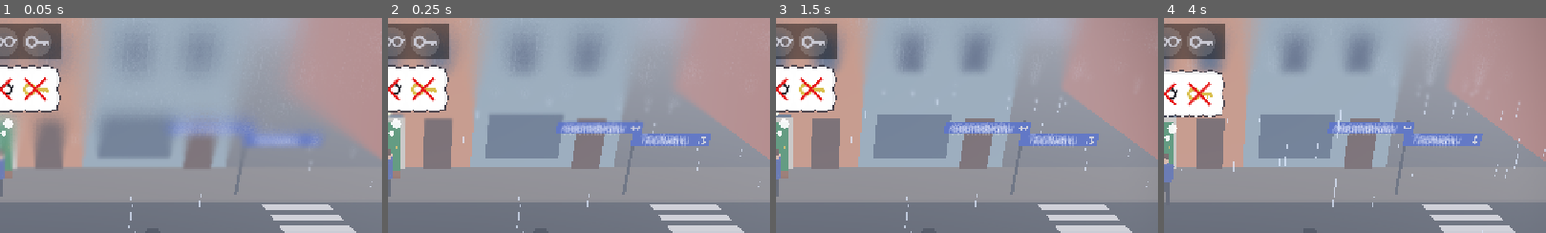
Above: before the commit, frames 1-4 (left to right).
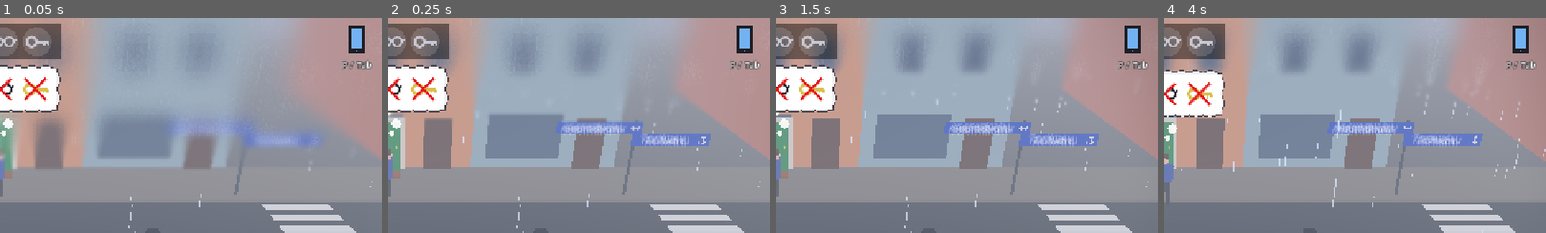
Above: after the commit, the same moments.

Repository: Ecculi/GoodMorningMoonshine
Game: Godot game, scene res://scenes/main.tscn
Same seed, same stepped clock (60 frames per second), same inputs: the game is played once before the commit and once after it.
Inputs (mouse positions are % of the whole screen's width and height, from its top left):
- Up to frame 1 (0.05 s): no input
- Up to frame 2 (0.25 s): no input
- Up to frame 3 (1.5 s): click "F1 HP" at 0.5 s; click "F2 +‰" at 1.25 s
- Up to frame 4 (4 s): click "F3 €" at 2 s; tap Enter at 2.75 s; move the mouse to (72, 45) at 2.77 s; hold Right (move_right) 2.78-3.53 s; tap P (phone) at 2.85, 3.8 s; click (72, 45) at 2.92 s; move the mouse to (30, 55) at 3.52 s; hold Down (move_down) from 3.53 s (still down); tap Space (action) at 3.6 s; click (30, 55) at 3.67 s
The pictures show only the part of the screen within x 50-100%, y 0-50%; the shares and areas given below are measured in that part.

The runs differ from the first frame. In frame 1, 0.8% of the frame differs, in the area x 89-98%, y 3-24%; in frame 2, 0.8%; in frame 3, 0.7%; in frame 4, 0.7%.

Commit message:
Phone icon in the top right corner; battery drains half as fast
The icon opens the phone on tap or click and shows the key (P / Tab)
under it. Battery still drains only while the phone is open, now at
half the rate.

Co-Authored-By: Claude Opus 5.5 <noreply@anthropic.com>
Claude-Session: https://claude.ai/code/session_014p1PeeGbmYxJmsVU4HYhz4

Diff:
--- a/scripts/hud.gd
+++ b/scripts/hud.gd
@@ -84,6 +84,47 @@
 func blackout(seconds: float) -> void:
 	_fade = 1.0
 	_fade_speed = 1.0 / maxf(seconds, 0.1)
+
+
+## Phone icon in the top right corner: tap or click it to open the phone;
+## the key is written under it.
+func _phone_icon_rect(vs: Vector2) -> Rect2:
+	return Rect2(Vector2(vs.x - 66, 12), Vector2(48, 78))
+
+
+func _draw_phone_icon(vs: Vector2, font: Font) -> void:
+	if mode != "" or GameState.modal != "":
+		return
+	var r := _phone_icon_rect(vs)
+	var body := Rect2(r.position + Vector2(10, 0), Vector2(28, 48))
+	var col := Color(0.12, 0.12, 0.14)
+	for c in [Vector2(3, 3), Vector2(25, 3), Vector2(3, 45), Vector2(25, 45)]:
+		draw_circle(body.position + c, 3.0, col)
+	draw_rect(Rect2(body.position + Vector2(0, 3), Vector2(28, 42)), col)
+	draw_rect(Rect2(body.position + Vector2(3, 0), Vector2(22, 48)), col)
+	# Screen and home button.
+	draw_rect(Rect2(body.position + Vector2(4, 6), Vector2(20, 32)), Color(0.45, 0.7, 0.95))
+	draw_circle(body.position + Vector2(14, 43), 2.0, Color(0.6, 0.6, 0.65))
+	# The key that opens it.
+	var text := "P / Tab"
+	var tp := Vector2(r.position.x - 12, r.end.y - 6)
+	draw_string_outline(font, tp, text, HORIZONTAL_ALIGNMENT_CENTER, r.size.x + 24, 15, 4, Color.BLACK)
+	draw_string(font, tp, text, HORIZONTAL_ALIGNMENT_CENTER, r.size.x + 24, 15, Color.WHITE)
+
+
+func _input(event: InputEvent) -> void:
+	if main == null or mode != "" or GameState.modal != "" or GameState.over:
+		return
+	var pos := Vector2(-1, -1)
+	if event is InputEventMouseButton and event.pressed and event.button_index == MOUSE_BUTTON_LEFT:
+		pos = event.position
+	elif event is InputEventScreenTouch and event.pressed:
+		pos = event.position
+	else:
+		return
+	if _phone_icon_rect(get_viewport_rect().size).has_point(pos):
+		main.open_phone()
+		get_viewport().set_input_as_handled()
 
 
 func _process(delta: float) -> void:
@@ -124,6 +165,7 @@
 		clampf(GameState.strain / 100.0, 0.0, 1.0))
 	_draw_bottle(Vector2(118, 10), GameState.promille, font)
 	_draw_coin(Vector2(186, 46), GameState.money, font)
+	_draw_phone_icon(vs, font)
 	_draw_charge()
 	_draw_head_heart(delta_draw())
 	_draw_arrest()
--- a/scripts/main.gd
+++ b/scripts/main.gd
@@ -17,7 +17,8 @@
 const Car = preload("res://scripts/car.gd")
 
 ## Battery use per second while the phone is open, by page.
-const PHONE_DRAIN := [1.2, 1.8, 3.5]
+## Battery per second of use, by page. Drains only while the phone is open.
+const PHONE_DRAIN := [0.6, 0.9, 1.75]
 const KIOSK_OPTIONS := [
 	{"kind": "bottle", "price": 3, "alcohol": true},
 	{"kind": "food", "price": 2, "alcohol": false},
Not shown, changed: DESIGN.md
